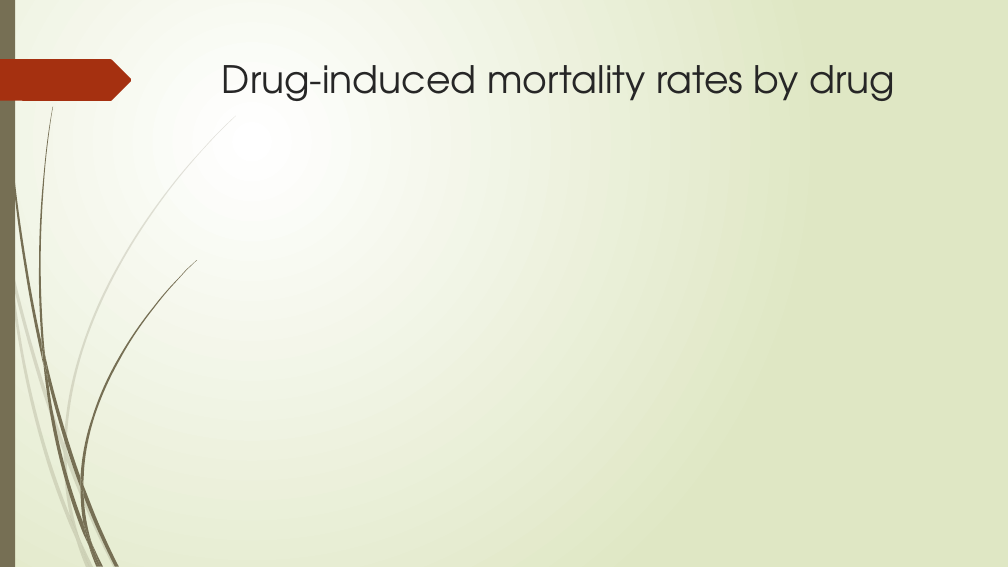
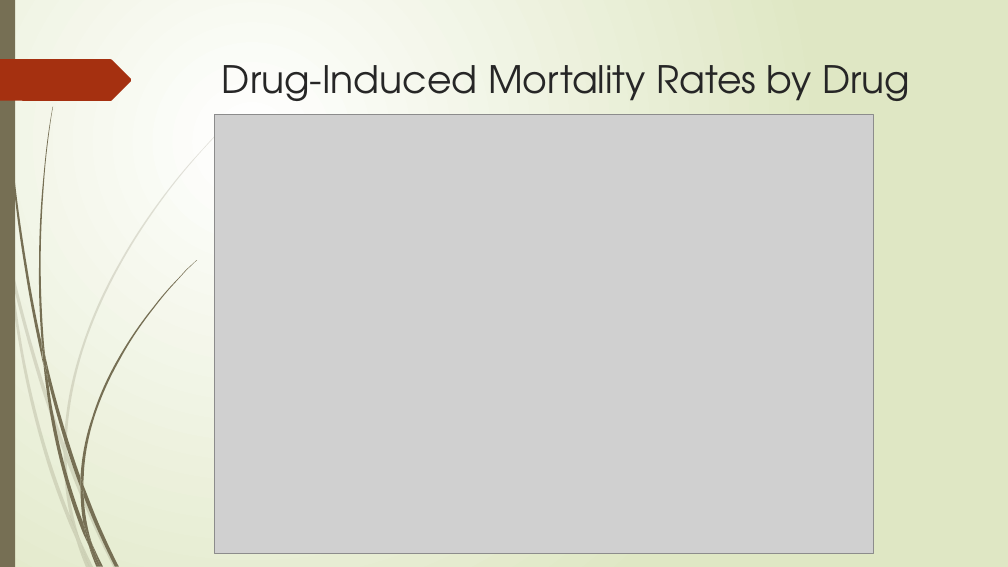
Before and after one commit to yayunl/DataViz-Project1, a slide deck: slide 10 of Drug Mortality and Socio-Economic conditions in Connecticut.pptx (slide 9 before the commit). Drawn at 1008x567 pixels with LibreOffice and Linux fonts; fonts in the diff are those of the drawing; grey boxes stand for pictures. Boxes give left, top, right and bottom in pixels: in the first picture for what was removed or moved away, otherwise in the second. Text is boxed around its words. In the diff, an @@ line names an element or a change of style, - is before the commit and + after.

Commit message:
Added Age Group and By drug data

```diff
--- a/Drug Mortality and Socio-Economic conditions in Connecticut.pptx
+++ b/Drug Mortality and Socio-Economic conditions in Connecticut.pptx
@@ title at [222, 65, 910, 101]: text changed @@
-Drug-induced mortality rates by drug
+Drug-Induced Mortality Rates by Drug
@@ picture added at [215, 114, 873, 554] @@
```
Also in this commit, not shown: 2 other slides changed, 1 slide added, 2 other files.
